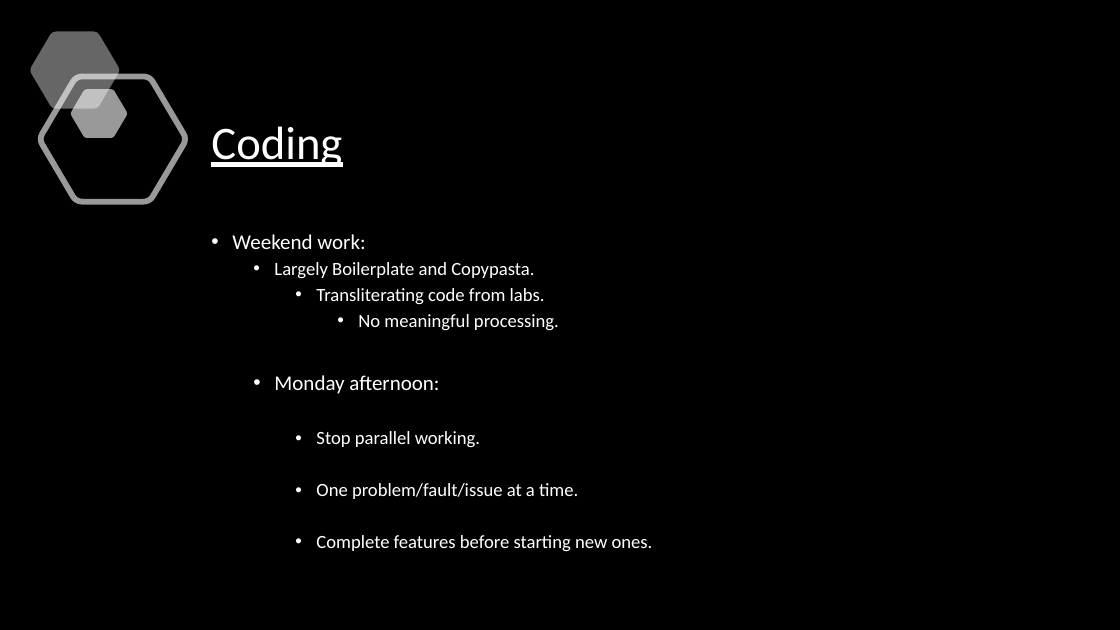
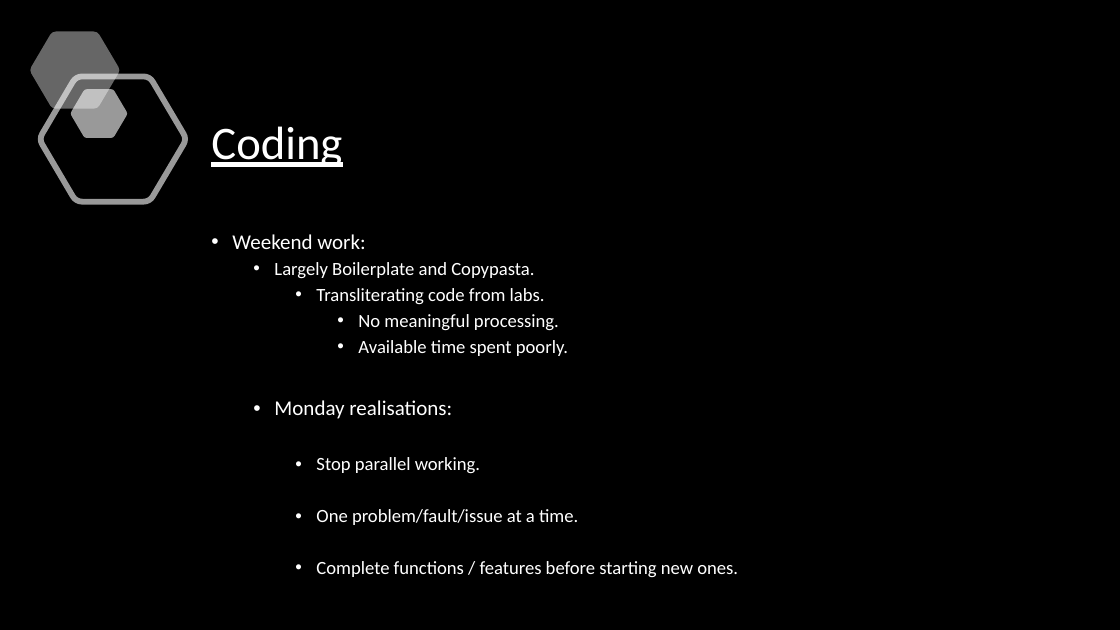
Before and after one commit to Dougmac21/QuizzR, a slide deck: slide 7 of pub_quiz_app/_documentation/Project Presentation.pptx. Drawn at 1120x630 pixels with LibreOffice and Linux fonts; fonts in the diff are those of the drawing; background and template pictures are left out. Boxes give left, top, right and bottom in pixels: in the first picture for what was removed or moved away, otherwise in the second. Text is boxed around its words. In the diff, an @@ line names an element or a change of style, - is before the commit and + after.

```diff
--- a/pub_quiz_app/_documentation/Project Presentation.pptx
+++ b/pub_quiz_app/_documentation/Project Presentation.pptx
@@ text at (274, 340, 568, 419): text changed; size 18 to 16 pt @@
-  • Monday afternoon:
+      • Available time spent poorly.
+  • Monday realisations:
@@ text at (316, 561, 738, 577): text changed @@
-    • Complete features before starting new ones.
+    • Complete functions / features before starting new ones.
```
Also in this commit, not shown: 6 other slides changed, 1 slide added, 3 other files.
